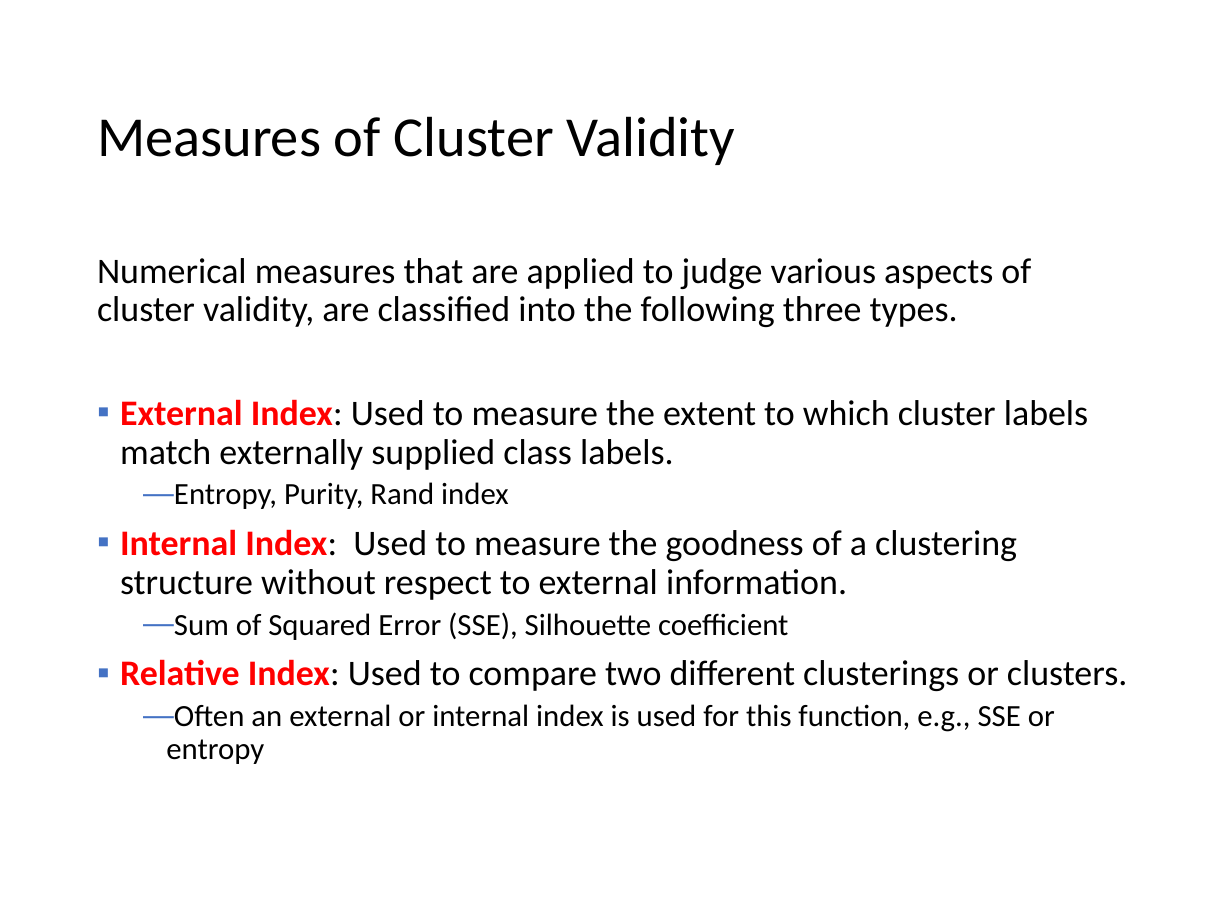
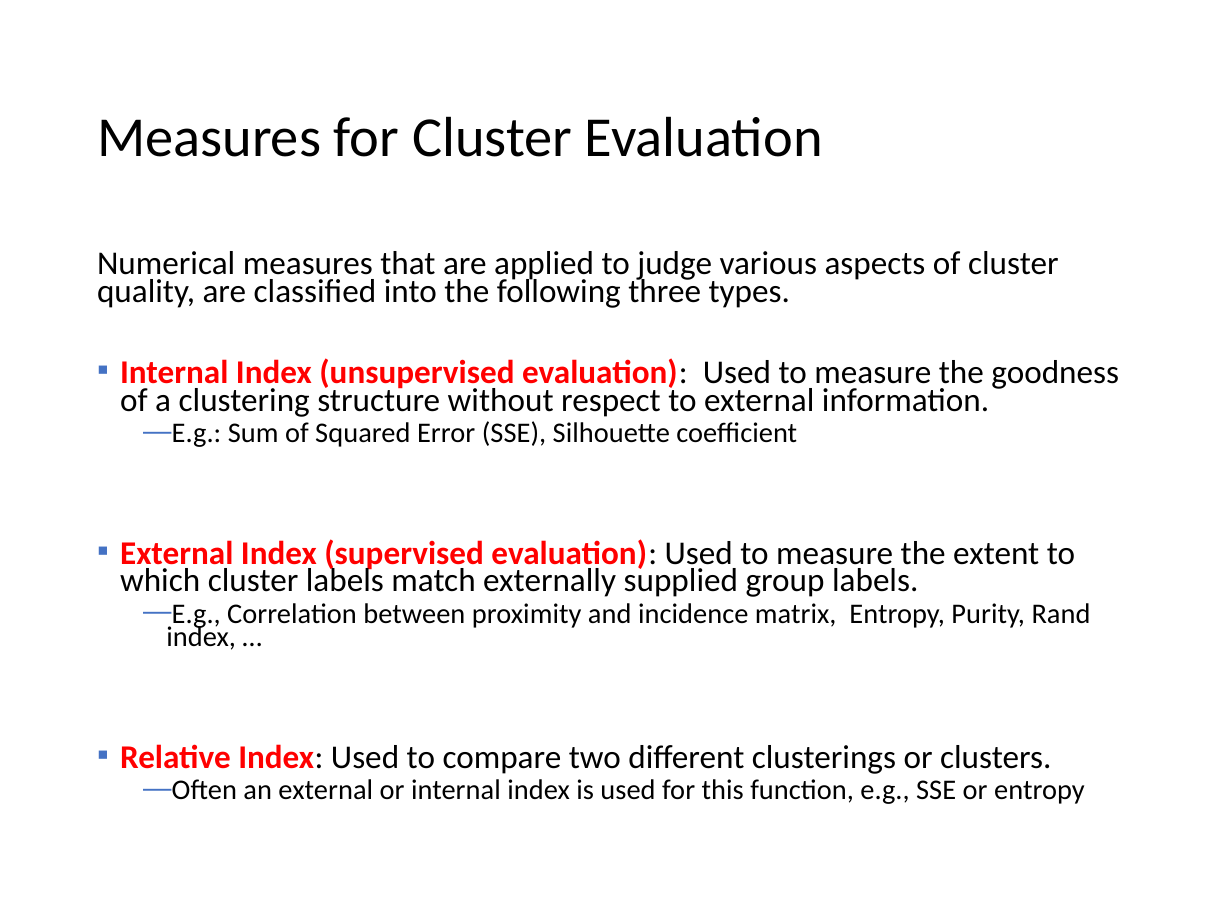
Before and after one commit to mhahsler/Introduction_to_Data_Mining_R_Examples, a slide deck: slide 72 of slides/chap7_basic_cluster_analysis.pptx. Drawn at 1232x924 pixels with LibreOffice and Linux fonts; fonts in the diff are those of the drawing. Boxes give left, top, right and bottom in pixels: in the first picture for what was removed or moved away, otherwise in the second. Text is boxed around its words. In the diff, an @@ line names an element or a change of style, - is before the commit and + after.

Commit message:
added examples for cluster evaluation.

```diff
--- a/slides/chap7_basic_cluster_analysis.pptx
+++ b/slides/chap7_basic_cluster_analysis.pptx
@@ title at <box>97,116,823,157</box>: text changed @@
-Measures of Cluster Validity
+Measures for Cluster Evaluation
@@ text at <box>97,251,1119,650</box>: text changed; size 21 to 19.4 pt @@
-Numerical measures that are applied to judge various aspects of cluster validity, are classified into the following three types.
-▪ External Index: Used to measure the extent to which cluster labels match externally supplied class labels.
-  — Entropy, Purity, Rand index
-▪ Internal Index: Used to measure the goodness of a clustering structure without respect to external information.
-  — Sum of Squared Error (SSE), Silhouette coefficient
+Numerical measures that are applied to judge various aspects of cluster quality, are classified into the following three types.
+▪ Internal Index (unsupervised evaluation): Used to measure the goodness of a clustering structure without respect to external information.
+  — E.g.: Sum of Squared Error (SSE), Silhouette coefficient
+▪ External Index (supervised evaluation): Used to measure the extent to which cluster labels match externally supplied group labels.
+  — E.g., Correlation between proximity and incidence matrix, Entropy, Purity, Rand index, …
@@ text at <box>120,744,1085,804</box>: size 21 to 19.4 pt in "Relative Index: Used to compare two different ..."; size 18 to 16.6 pt in "Often an external or internal index is ..."; line spacing 0.9 to 0.7 @@
```
Also in this commit, not shown: 27 other slides changed, 6 slides added, 1 slide removed, 1 other file.
